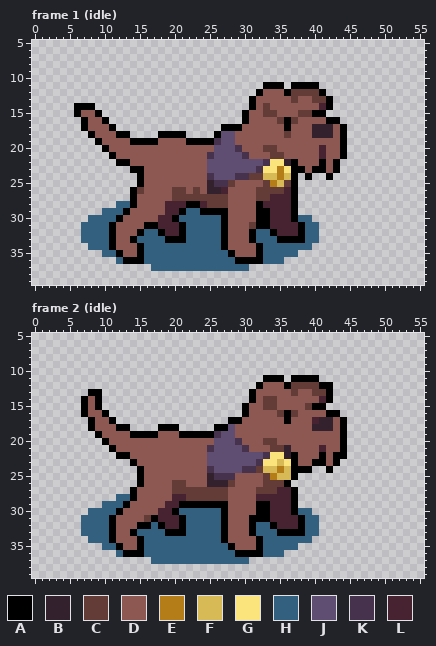
One commit to this pixel-art file: assets_src/image/units/dog/outlaw/battle_dog_outlaw.ase. Above: the version before the commit.
104x40 pixels, 40 frames. Colours within 5 levels of each other are drawn and written as one. Shown: frame 1 (idle): x 0..55, y 5..39; frame 2 (idle): x 0..55, y 5..39. The commit also changed other frames, which this record leaves out.
Visible layers, top first: "Layer", "shadow".
Palette (. is transparent): A #000000  B #33222d  C #633b37  D #8c5851  E #b47d18  F #d7b956  G #fae47b  H #346080  J #5f4d72  K #46324c  L #472231
Pixels before, frame 1 (idle), first column x 6:
11 ...........................AAA.AAAA....
12 ..........................ADDDACCCCA...
13 .........................ADDDDDCDDCCA..
14 AAA......................ADCDDDDDDDLA..
15 ADDA....................ADDCCDDDCCAA...
16 .ADDA...................ADDDDCACDDDDAA.
17 .ADDDA...............AAADDDDDDADDDBBBDA
18 ..ADDDAA....AAAA....AJJDDDDDDDCDDDBBBDA
19 ...ADDDDAAAADDDDAAAAKJJDDDDDDDDDDDDDDDA
20 ....ADDDDDDDDDDDDDDDJJJKDDDCCDDDDDDLDDA
21 .....ADDDDDDDDDDDDDKJJJJKDDDCCDDDDDLDDA
22 ......AADDDDDDDDDDDJJJJJJJJKGGBADDDADA.
23 ........AADDDDDDDDDJJJJJJJKGGEGAADAADA.
24 .........ADDDDDDDDDKJJJKKCCFFEFA.A..A..
25 .........ADDDDDDDDDBKKCDDDDCEFCA.......
26 ........ACDDDDCCDCDBBLDDDDCCCCLA.......
27 ........ADDDDDCCCCCCCCDDDDCCLLLA.......
28 ......HHADDDDLLLAALCCCDDDDALLLLA.......
29 ....HHHADDDDDLLAHHAAAADDDDAALLLA.......
30 ..HHHHADDDDDLLAHHHHHHADDDDAALLLAHH.....
31 .HHHHADDDDAALLLAHHHHHADDDCAALLLLAHH....
32 .HHHHADDDAHHALLAHHHHHADDDAHHALLLAHH....
33 .HHHHADDAHHHHAAAHHHHHADDDAHHHAAAAHH....
34 ..HHHADDDAHHHHHHHHHHHADDDDAHHHHHHH.....
35 ....HHADDAHHHHHHHHHHHHADDDAHHHHH.......
36 ......HAAAHHHHHHHHHHHHHAAAAHHH.........
37 ...........HHHHHHHHHHHHHH..............
Pixels before, frame 2 (idle), first column x 7:
11 ..........................AAA.AAAA....
12 .........................ADDDACCCCAA..
13 .AA.....................ADDDDDCDDCCA..
14 ADA.....................ADCCDDDDDDLA..
15 ADA....................ADDCCDDDDCAA...
16 ADDA...................ADDDDCACDDDDAA.
17 .ADDA................AADDDDDDADDDLBBDA
18 .ADDDAA....AAA.....AAJDDDDDDDDDDDBBBDA
19 ..ADDDDAAAADDDAAAAAKJJDDDDDDDDDDDDDDDA
20 ...ADDDDDDDDDDDDDDDJJJKDDDCCDDDDDDDDDA
21 ....ADDDDDDDDDDDDDKJJJJKDDDCCBDDDDLDDA
22 .....AADDDDDDDDDDDJJJJJJJJKGGBADDDADAA
23 .......ADDDDDDDDDDJJJJJJJKGGFGADDAADA.
24 ........ADDDDDDDDDKJJJJKKCFFEFAAA..A..
25 ........ADDDDDDDDDBKKKDDDDCEFFA.......
26 ........ADDDDCCDDDBBBCDDDDCCCA........
27 .......ADDDDDCCCCCCCCDDDDCCCLLA.......
28 .....HHADDDDDLLCCCCCCDDDDLLLLLA.......
29 ...HHHADDDDDLLAAAAAAADDDDAALLLA.......
30 .HHHHADDDDDLLAHHHHHHADDDDAALLLAHH.....
31 HHHHADDDDCALLLAHHHHHADDDAAALLLLAHH....
32 HHHHADDDAAHALLAHHHHHADDDAHHALLLAHH....
33 HHHHADDAHHHHAAAHHHHHADDDAHHHAAAAHH....
34 .HHHADDDAHHHHHHHHHHHADDDDAHHHHHHH.....
35 ...HHADDAHHHHHHHHHHHHADDDAHHHHH.......
36 .....HAAAHHHHHHHHHHHHHAAAAHHH.........
37 ..........HHHHHHHHHHHHHH..............
Now the later version:
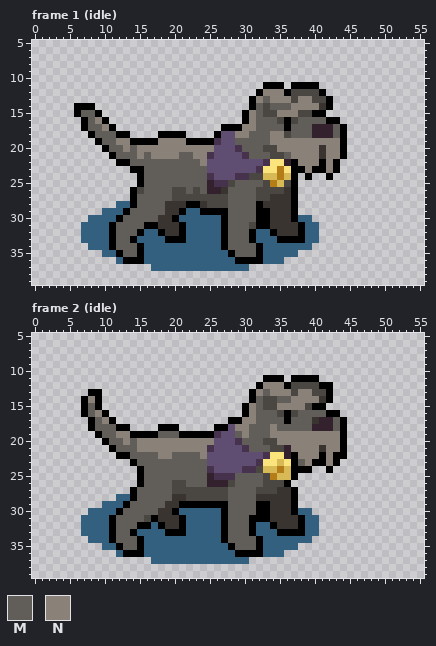
Colours new in this view: M #615e5a  N #8a8178
Difference:
colour C: #633b37 -> #4a4742
colour L: #472231 -> #3a3430
Changed rows in their new state; - is a pixel that keeps its letter.
Frame 1 (idle), layer "Layer":
first column x 7:
12 --------------------------NNN--------
13 -------------------------NMNNN-NN----
14 -------------------------M-MMMNNNN---
15 MM----------------------NM--NNN------
16 -MN---------------------NMMM---MMMM--
17 -MMN-------------------NNMMMM-MMM---M
18 --MMM-----------------NNMMMNN-MMM---M
19 ---MMNN----NNNN-------MMMMMNNNNNNNNNN
20 ----MMNMNNNNNNNNNNN----MMM--NNNNNN-NN
21 -----MMMNMNNNNMMNN------MMM--MNNNN-NN
22 -------MMMMMMMMMMN-------------NNN-N-
23 ---------MMMMMMMMM--------------N--N-
24 ---------MMMMMMMMM-------------------
25 ---------MMMMMMMMM----MMMM-----------
26 ---------MMMM--M-M---MMMM------------
27 --------MMMMM--------MMMM------------
28 --------MMMM---------MMMM------------
29 -------MMMMM---------MMMM------------
30 ------MMMMM----------MMMM------------
31 -----MMMM------------MMM-------------
32 -----MMM-------------MMM-------------
33 -----MM--------------MMM-------------
34 -----MMM-------------MMMM------------
35 ------MM--------------MMM------------
Frame 2 (idle), layer "Layer":
first column x 8:
12 -------------------------NNN--------
13 ------------------------NMNNN-NN----
14 N-----------------------M--MMNNNN---
15 M----------------------NM--NNNN-----
16 MN---------------------NMMM---MMMM--
17 -MN-------------------NNMMMM-MMM---M
18 -MMM-----------------NNMMMNMMMMM---M
19 --MMNN----MMM--------MNMMMNNNNNNNNNN
20 ---MMNMNNNNNNNNNNN----MMM--NNNNNNNNN
21 ----MMMNNNNNNNNNN------MMM---NNNN-NN
22 ------MMMMNNMMMMN-------------NNN-N-
23 -------MMMMMMMMMM-------------MN--N-
24 --------MMMMMMMMM-------------------
25 --------MMMMMMMMM----MMMM-----------
26 --------MMMM--MMM----MMMM-----------
27 -------MMMMM--------MMMM------------
28 -------MMMMM--------MMMM------------
29 ------MMMMM---------MMMM------------
30 -----MMMMM----------MMMM------------
31 ----MMMM------------MMM-------------
32 ----MMM-------------MMM-------------
33 ----MM--------------MMM-------------
34 ----MMM-------------MMMM------------
35 -----MM--------------MMM------------
Boxes around the changes in both pictures, in picture pixels (x1, y1, x2, y2):
changed: (81, 89, 340, 257)
changed: (88, 382, 340, 550)
